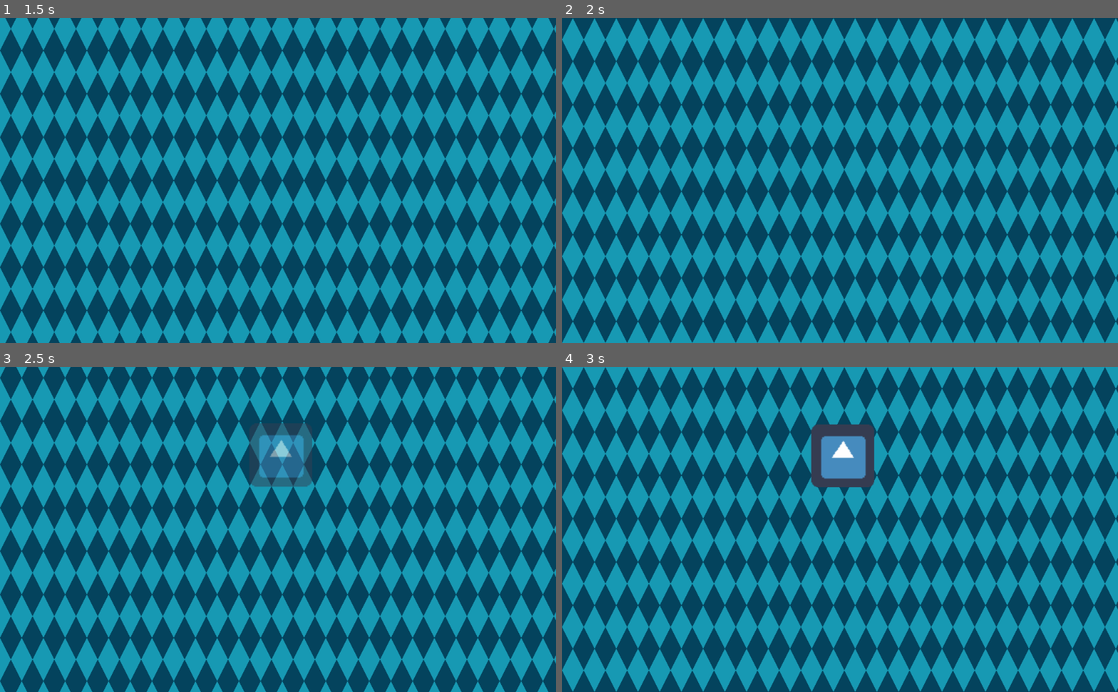
Above: before the commit, frames 1-4 (two rows, left to right).
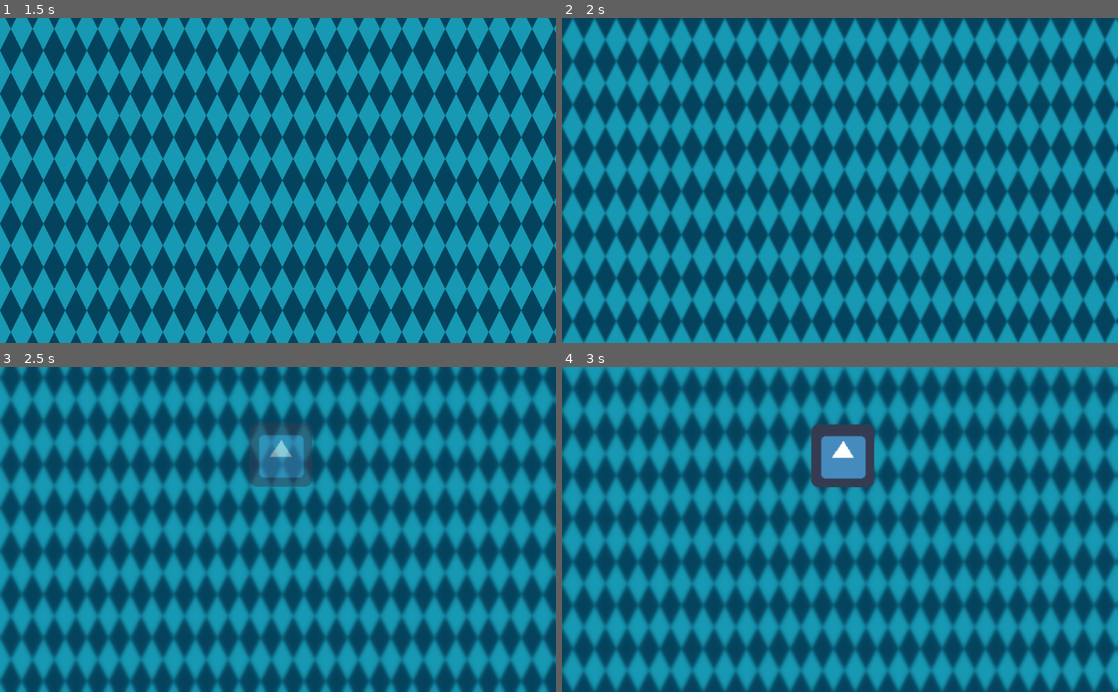
Above: after the commit, the same moments.

Repository: mhogar/Automate
Game: Godot game, scene res://Test.tscn
The game is run twice, just before and just after one commit, with the same random seed, the same clock (stepped at 60 frames per second) and the same inputs. The engine's default icon, where the game draws it, is replaced by a stand-in: a white triangle on a blue panel in a dark square.
Inputs:
- Up to frame 1 (1.5 s): no input
- Up to frame 2 (2 s): no input
- Up to frame 3 (2.5 s): no input
- Up to frame 4 (3 s): no input

Frame 1 is identical in both runs. In frame 2, 3.1% of the frame differs, in the area x 0-100%, y 0-100%; in frame 3, 15%; in frame 4, 15%.

Commit message:
Add blur filter and adjust action

Diff:
--- a/Background.gd
+++ /dev/null
@@ -1,11 +0,0 @@
-extends TextureRect
-
-export var scroll : Vector2 = Vector2(0.0, 0.0)
-export(Color) var color1 : Color
-export(Color) var color2 : Color
-
-
-func _ready():
-	material.set_shader_param("scroll", scroll)
-	material.set_shader_param("color1", color1)
-	material.set_shader_param("color2", color2)
--- a/Background.tres
+++ b/Background.tres
@@ -6,8 +6,8 @@
 const float PI = 3.14159265358979323846;
 
 uniform vec2 scroll = vec2(0.5);
-uniform vec4 color1 = vec4(1.0);
-uniform vec4 color2 = vec4(vec3(0.0), 1.0);
+uniform vec4 color1 : hint_color = vec4(1.0);
+uniform vec4 color2 : hint_color = vec4(vec3(0.0), 1.0);
 
 vec2 rotate2D(vec2 st, float angle){
     st -= 0.5;
@@ -21,9 +21,9 @@
     return fract(st);
 }
 
-float box(vec2 st, vec2 size, float smoothEdges){
+float box(vec2 st, vec2 size, float smooth_edges){
     size = vec2(0.5) - size*0.5;
-    vec2 aa = vec2(smoothEdges*0.5);
+    vec2 aa = vec2(smooth_edges*0.5);
     vec2 uv = smoothstep(size, size+aa, st);
     uv *= smoothstep(size, size+aa, vec2(1.0)-st);
     return uv.x * uv.y;
@@ -31,23 +31,22 @@
 
 void fragment() {
     vec2 st = UV*0.8 + (scroll*TIME);
-	vec3 color = vec3(0.0);
+	vec4 color = color2;
 
     st = tile(st, vec2(2.0, 1.0));
     st = rotate2D(st, PI*0.25);
 
 	float s = box(st, vec2(0.7), 0.5);
 	if (s > 0.0) {
-		COLOR = color1;
+		color = color1;
 	}
-	else {
-		COLOR = color2;
-	}
+
+	COLOR = color;
 }
 "
 
 [resource]
 shader = SubResource( 1 )
-shader_param/scroll = Vector2( 0.5, 0.5 )
-shader_param/color1 = Plane( 1, 1, 1, 1 )
-shader_param/color2 = Plane( 0, 0, 0, 1 )
+shader_param/scroll = Vector2( 0.5, -0.5 )
+shader_param/color1 = Color( 0.0941176, 0.603922, 0.705882, 1 )
+shader_param/color2 = Color( 0.0196078, 0.266667, 0.368627, 1 )
--- a/Background.tscn
+++ b/Background.tscn
@@ -1,18 +1,14 @@
-[gd_scene load_steps=4 format=2]
+[gd_scene load_steps=3 format=2]
 
-[ext_resource path="res://icon.png" type="Texture" id=1]
+[ext_resource path="res://Kits/Base/Assets/blank.png" type="Texture" id=1]
 [ext_resource path="res://Background.tres" type="Material" id=2]
-[ext_resource path="res://Background.gd" type="Script" id=3]
 
 [node name="Background" type="TextureRect"]
 material = ExtResource( 2 )
-margin_right = 210.0
-margin_bottom = 211.0
+anchor_right = 1.0
+anchor_bottom = 1.0
 texture = ExtResource( 1 )
 stretch_mode = 2
-script = ExtResource( 3 )
 __meta__ = {
 "_edit_use_anchors_": false
 }
-color1 = Color( 0.0941176, 0.603922, 0.705882, 1 )
-color2 = Color( 0.0196078, 0.266667, 0.368627, 1 )
--- a/Kits/Base/Actions/Tweens/Fades/FadeIn.gd
+++ b/Kits/Base/Actions/Tweens/Fades/FadeIn.gd
@@ -5,7 +5,7 @@
 
 
 func init_tweens():
-	var start_pos := actor.position
+	var start_pos : Vector2 = actor.position
 	tween.interpolate_property(
 		actor, "position", start_pos-displacement, start_pos, duration, transition_type, Tween.EASE_OUT
 	)
--- a/Kits/Base/Actions/Tweens/Fades/FadeOut.gd
+++ b/Kits/Base/Actions/Tweens/Fades/FadeOut.gd
@@ -5,7 +5,7 @@
 
 
 func init_tweens():
-	var start_pos := actor.position
+	var start_pos : Vector2 = actor.position
 	tween.interpolate_property(
 		actor, "position", start_pos, start_pos+displacement, duration, transition_type, Tween.EASE_IN
 	)
--- /dev/null
+++ b/Kits/Base/Actions/Tweens/Filters/AdjustBlur.gd
@@ -0,0 +1,11 @@
+extends TweenAction
+class_name AdjustBlurAction
+
+export(float, 0.0, 10.0) var target_blur : float = 5.0
+
+
+func init_tweens():
+	var start_val : float = actor.blur_amount
+	tween.interpolate_method(
+		actor, "set_blur", start_val, target_blur, duration, transition_type
+	)
--- /dev/null
+++ b/Kits/Base/Actions/Tweens/Filters/AdjustBlur.tscn
@@ -0,0 +1,7 @@
+[gd_scene load_steps=3 format=2]
+
+[ext_resource path="res://Kits/Base/Actions/Tweens/Filters/AdjustBlur.gd" type="Script" id=1]
+[ext_resource path="res://Kits/Base/Actions/Tweens/TweenAction.tscn" type="PackedScene" id=2]
+
+[node name="AdjustBlur" instance=ExtResource( 2 )]
+script = ExtResource( 1 )
--- a/Kits/Base/Actors/Actor.gd
+++ b/Kits/Base/Actors/Actor.gd
@@ -1,7 +1,7 @@
-extends Node2D
+extends CanvasItem
 class_name Actor
 
-export var start_hidden : bool = true
+export var start_hidden : bool = false
 
 
 func _ready():
--- /dev/null
+++ b/Kits/Base/Filters/BlurFIlter.tres
@@ -0,0 +1,16 @@
+[gd_resource type="ShaderMaterial" load_steps=2 format=2]
+
+[sub_resource type="Shader" id=1]
+resource_local_to_scene = true
+code = "shader_type canvas_item;
+
+uniform float blur : hint_range(0,10) = 5.0;
+
+void fragment() {
+	COLOR = textureLod(SCREEN_TEXTURE, SCREEN_UV, float(blur)/5.0);
+}"
+
+[resource]
+resource_local_to_scene = true
+shader = SubResource( 1 )
+shader_param/blur = 0.0
--- /dev/null
+++ b/Kits/Base/Filters/BlurFilter.gd
@@ -0,0 +1,13 @@
+extends Actor
+class_name BlurFilter
+
+export(float, 0.0, 10.0) var blur_amount : float
+
+
+func _ready():
+	set_blur(blur_amount)
+
+
+func set_blur(blur : float):
+	blur_amount = blur
+	material.set_shader_param("blur", blur)
--- /dev/null
+++ b/Kits/Base/Filters/BlurFilter.tscn
@@ -0,0 +1,16 @@
+[gd_scene load_steps=4 format=2]
+
+[ext_resource path="res://Kits/Base/Assets/blank.png" type="Texture" id=1]
+[ext_resource path="res://Kits/Base/Filters/BlurFIlter.tres" type="Material" id=2]
+[ext_resource path="res://Kits/Base/Filters/BlurFilter.gd" type="Script" id=3]
+
+[node name="BlurFilter" type="TextureRect"]
+material = ExtResource( 2 )
+anchor_right = 1.0
+anchor_bottom = 1.0
+texture = ExtResource( 1 )
+stretch_mode = 2
+script = ExtResource( 3 )
+__meta__ = {
+"_edit_use_anchors_": false
+}
--- a/Test.tscn
+++ b/Test.tscn
@@ -10,6 +10,23 @@
 [ext_resource path="res://Kits/Base/Actions/Tweens/Fades/FadeOut.tscn" type="PackedScene" id=8]
 [ext_resource path="res://Kits/Base/Actions/Delay.tscn" type="PackedScene" id=9]
 [ext_resource path="res://Kits/Base/Actions/Sequences/ArraySequence.tscn" type="PackedScene" id=10]
+[ext_resource path="res://Kits/Base/Filters/BlurFilter.tscn" type="PackedScene" id=11]
+[ext_resource path="res://Kits/Base/Actions/Tweens/Filters/AdjustBlur.tscn" type="PackedScene" id=12]
+
+[sub_resource type="Shader" id=2]
+resource_local_to_scene = true
+code = "shader_type canvas_item;
+
+uniform float blur : hint_range(0,10) = 5.0;
+
+void fragment() {
+	COLOR = textureLod(SCREEN_TEXTURE, SCREEN_UV, float(blur)/5.0);
+}"
+
+[sub_resource type="ShaderMaterial" id=3]
+resource_local_to_scene = true
+shader = SubResource( 2 )
+shader_param/blur = 0.0
 
 [sub_resource type="DynamicFont" id=1]
 size = 30
@@ -22,22 +39,22 @@
 layer = -1
 
 [node name="Background" parent="CanvasLayer" index="0" instance=ExtResource( 5 )]
-anchor_right = 1.0
-anchor_bottom = 1.0
-margin_right = 0.0
-margin_bottom = 0.0
-scroll = Vector2( 0.5, -0.5 )
+
+[node name="BlurFilter" parent="CanvasLayer" index="1" instance=ExtResource( 11 )]
+material = SubResource( 3 )
 
 [node name="Texture" parent="Actors" index="0" instance=ExtResource( 3 )]
 position = Vector2( 517.305, 164.111 )
 scale = Vector2( 1.81758, 1.81758 )
 texture = ExtResource( 2 )
+start_hidden = true
 
 [node name="Text" type="Node2D" parent="Actors" index="1"]
 position = Vector2( -31.7839, -9.53519 )
 
 [node name="Text" parent="Actors/Text" index="0" instance=ExtResource( 7 )]
 position = Vector2( 219.527, 302.059 )
+start_hidden = true
 
 [node name="Label" parent="Actors/Text/Text" index="0"]
 anchor_left = 0.5
@@ -53,6 +70,7 @@
 
 [node name="Text3" parent="Actors/Text" index="1" instance=ExtResource( 7 )]
 position = Vector2( 368.911, 305.237 )
+start_hidden = true
 
 [node name="Label" parent="Actors/Text/Text3" index="0"]
 anchor_left = 0.5
@@ -68,6 +86,7 @@
 
 [node name="Text2" parent="Actors/Text" index="2" instance=ExtResource( 7 )]
 position = Vector2( 509.82, 305.237 )
+start_hidden = true
 
 [node name="Label" parent="Actors/Text/Text2" index="0"]
 anchor_left = 0.5
@@ -83,6 +102,7 @@
 
 [node name="Text5" parent="Actors/Text" index="3" instance=ExtResource( 7 )]
 position = Vector2( 664.501, 307.356 )
+start_hidden = true
 
 [node name="Label" parent="Actors/Text/Text5" index="0"]
 anchor_left = 0.5
@@ -98,6 +118,7 @@
 
 [node name="Text4" parent="Actors/Text" index="4" instance=ExtResource( 7 )]
 position = Vector2( 894.405, 308.416 )
+start_hidden = true
 
 [node name="Label" parent="Actors/Text/Text4" index="0"]
 anchor_left = 0.5
@@ -112,15 +133,22 @@
 text = "Micro-Service"
 
 [node name="Delay" parent="Sequence" index="0" instance=ExtResource( 9 )]
-duration = 2.0
+duration = 1.5
 
-[node name="FadeIn" parent="Sequence" index="1" instance=ExtResource( 4 )]
+[node name="AdjustBlur" parent="Sequence" index="1" instance=ExtResource( 12 )]
+actor_path = NodePath("../../CanvasLayer/BlurFilter")
+target_blur = 8.0
+
+[node name="Delay3" parent="Sequence" index="2" instance=ExtResource( 9 )]
+duration = 0.5
+
+[node name="FadeIn" parent="Sequence" index="3" instance=ExtResource( 4 )]
 is_blocking = true
 transition_type = 10
 actor_path = NodePath("../../Actors/Texture")
 displacement = Vector2( 0, -20 )
 
-[node name="ArraySequence" parent="Sequence" index="2" instance=ExtResource( 10 )]
+[node name="ArraySequence" parent="Sequence" index="4" instance=ExtResource( 10 )]
 is_blocking = true
 delay = 0.45
 actors_path = NodePath("../../Actors/Text")
@@ -130,9 +158,9 @@
 transition_type = 10
 displacement = Vector2( 0, -20 )
 
-[node name="Delay2" parent="Sequence" index="3" instance=ExtResource( 9 )]
+[node name="Delay2" parent="Sequence" index="5" instance=ExtResource( 9 )]
 
-[node name="FadeOut" parent="Sequence" index="4" instance=ExtResource( 8 )]
+[node name="FadeOut" parent="Sequence" index="6" instance=ExtResource( 8 )]
 duration = 0.5
 actor_path = NodePath("../../Actors/Texture")
 displacement = Vector2( 0, 20 )
--- a/project.godot
+++ b/project.godot
@@ -14,15 +14,25 @@
 "language": "GDScript",
 "path": "res://Kits/Base/Actions/Action.gd"
 }, {
-"base": "Node2D",
+"base": "CanvasItem",
 "class": "Actor",
 "language": "GDScript",
 "path": "res://Kits/Base/Actors/Actor.gd"
+}, {
+"base": "TweenAction",
+"class": "AdjustBlurAction",
+"language": "GDScript",
+"path": "res://Kits/Base/Actions/Tweens/Filters/AdjustBlur.gd"
 }, {
 "base": "Sequence",
 "class": "ArraySequence",
 "language": "GDScript",
 "path": "res://Kits/Base/Actions/Sequences/ArraySequence.gd"
+}, {
+"base": "Actor",
+"class": "BlurFilter",
+"language": "GDScript",
+"path": "res://Kits/Base/Filters/BlurFilter.gd"
 }, {
 "base": "Node2D",
 "class": "ContainerActor",
@@ -72,7 +82,9 @@
 _global_script_class_icons={
 "Action": "",
 "Actor": "",
+"AdjustBlurAction": "",
 "ArraySequence": "",
+"BlurFilter": "",
 "ContainerActor": "",
 "DelayAction": "",
 "FadeInAction": "",
Binary file added: Kits/Base/Assets/blank.png
Not shown, added: Kits/Base/Assets/blank.png.import
Not shown: 1 places in Test.tscn that only renumber resources
